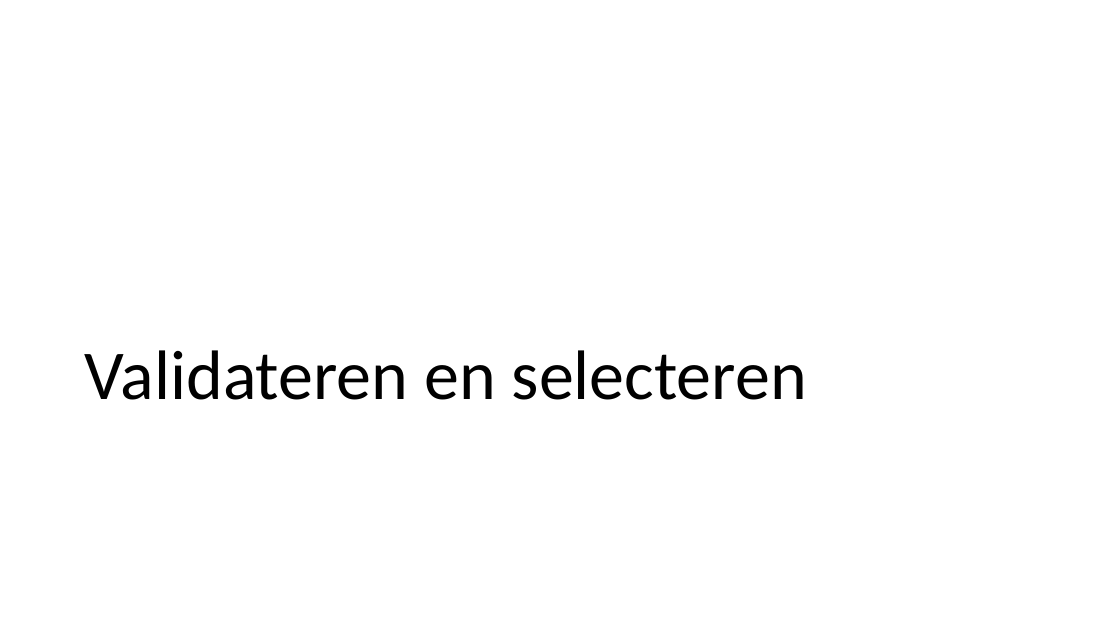
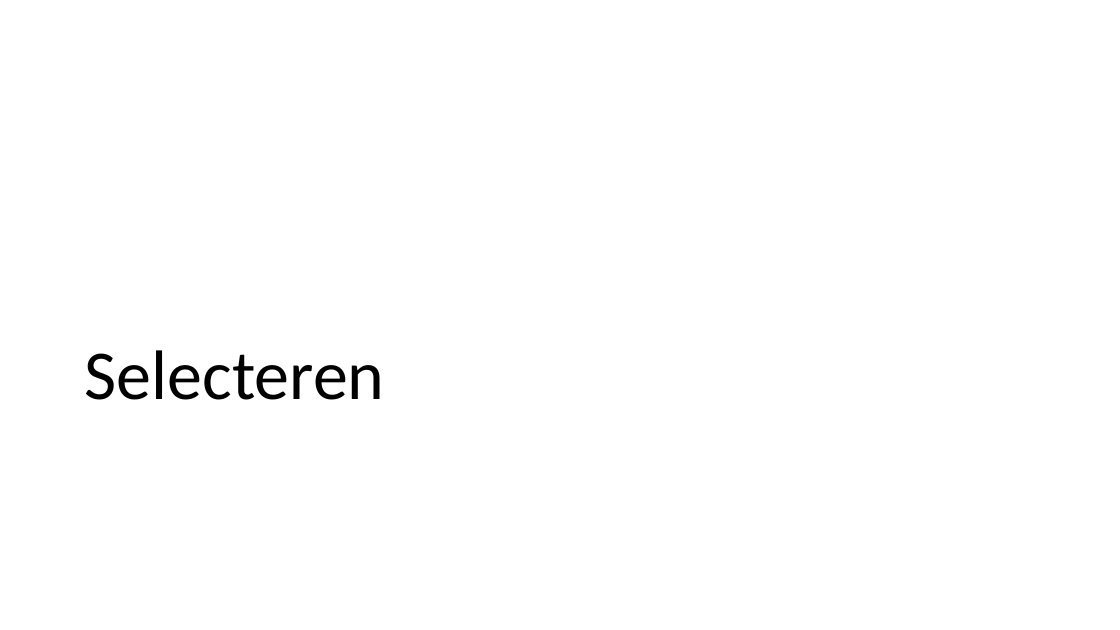
Before and after one commit to LFKoning/knowledge-sharing, a slide deck: slide 21 of python_trainees/4_scikit_learn/python_traineeship_4.pptx (slide 16 before the commit). Drawn at 1120x630 pixels with LibreOffice and Linux fonts; fonts in the diff are those of the drawing. Boxes give left, top, right and bottom in pixels: in the first picture for what was removed or moved away, otherwise in the second. Text is boxed around its words. In the diff, an @@ line names an element or a change of style, - is before the commit and + after.

```diff
--- a/python_trainees/4_scikit_learn/python_traineeship_4.pptx
+++ b/python_trainees/4_scikit_learn/python_traineeship_4.pptx
@@ title at <box>85,350,385,400</box>: text changed @@
-Validateren en selecteren
+Selecteren
```
Also in this commit, not shown: 6 slides added, 2 other files.
